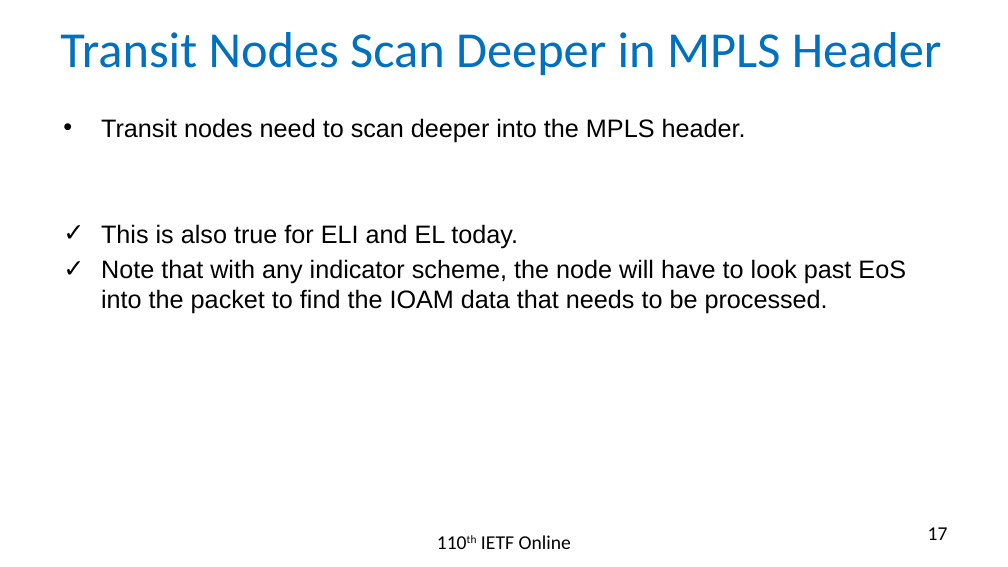
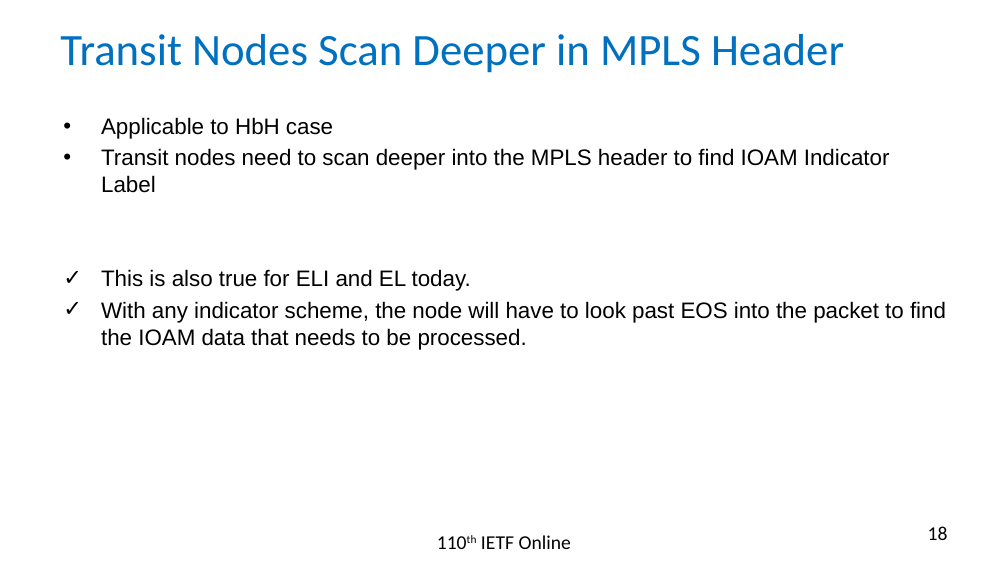
Before and after one commit to rakgandhi/ietf-slides, a slide deck: slide 18 of draft-gandhi-mpls-ioam-sr-05.pptx (slide 17 before the commit). Drawn at 1008x567 pixels with LibreOffice and Linux fonts; fonts in the diff are those of the drawing. Boxes give left, top, right and bottom in pixels: in the first picture for what was removed or moved away, otherwise in the second. Text is boxed around its words. In the diff, an @@ line names an element or a change of style, - is before the commit and + after.

```diff
--- a/draft-gandhi-mpls-ioam-sr-05.pptx
+++ b/draft-gandhi-mpls-ioam-sr-05.pptx
@@ title "Transit Nodes Scan Deeper in ..." at (x1=60, y1=34, x2=844, y2=73): size 36 to 32 pt @@
@@ text at (x1=101, y1=117, x2=890, y2=193): text changed; size 18 to 16 pt @@
-• Transit nodes need to scan deeper into the MPLS header.
+• Applicable to HbH case
+• Transit nodes need to scan deeper into the MPLS header to find IOAM Indicator Label
@@ text at (x1=101, y1=269, x2=471, y2=291): size 18 to 16 pt in "This is also true for ELI and ..." @@
@@ text at (x1=101, y1=301, x2=946, y2=350): text changed; size 18 to 16 pt @@
-✓ Note that with any indicator scheme, the node will have to look past EoS into the packet to find the IOAM data that needs to be processed.
+✓ With any indicator scheme, the node will have to look past EOS into the packet to find the IOAM data that needs to be processed.
@@ page number at (x1=928, y1=526, x2=948, y2=540): text changed @@
-17
+18
```
Also in this commit, not shown: 7 other slides changed, 1 other file.
